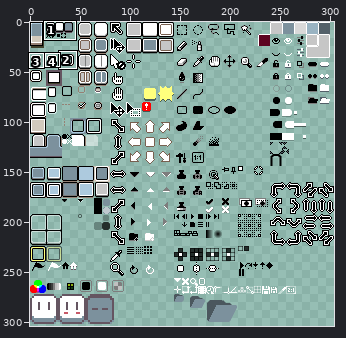
Sprite sheet -- data/extensions/aseprite-theme/sheet.png. Above: a wide view before the commit, with the close-up outlined.
Close-up. Earlier state:
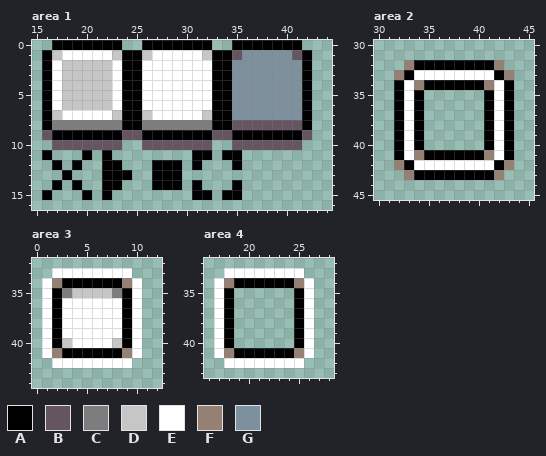
The file is 304x304 pixels. Pixels under 10% opacity are left out. Colours within 5 levels of each other are drawn and written as one. Shown: area 1: x 15..44, y 0..16; area 2: x 30..45, y 30..45; area 3: x 0..12, y 32..44; area 4: x 16..28, y 32..43. The commit also changed other parts of the picture, which this record leaves out.
Palette (. is transparent): A #000000  B #655561  C #7d7d7d  D #c6c6c6  E #ffffff  F #958174  G #7c919d
Pixels before, area 1, first column x 16:
 0 .AAAAAAA..AAAAAAA..AAAAAAA.
 1 ADEEEEEDAADEEEEEDAABGGGGGBA
 2 AEDDDDDEAAEEEEEEEAAGGGGGGGA
 3 AEDDDDDEAAEEEEEEEAAGGGGGGGA
 4 AEDDDDDEAAEEEEEEEAAGGGGGGGA
 5 AEDDDDDEAAEEEEEEEAAGGGGGGGA
 6 AEDDDDDEAAEEEEEEEAAGGGGGGGA
 7 ADEEEEEDAADEEEEEDAAGGGGGGGA
 8 ACCCCCCCAACCCCCCCAABBBBBBBA
 9 BAAAAAAABBAAAAAAABBAAAAAAAB
10 .BBBBBBB..BBBBBBB..BBBBBBB.
11 A...A.A........AA.AA.......
12 .A.A..AA...AAA.A...A.......
13 ..A...AAA..AAA.............
14 .A.A..AA...AAA.A...A.......
15 A...A.A........AA.AA.......
Pixels before, area 2, first column x 32:
32 .FAAAAAAAAF.
33 FAEEEEEEEEAF
34 AEFAAAAAAFEA
35 AEA......AEA
36 AEA......AEA
37 AEA......AEA
38 AEA......AEA
39 AEA......AEA
40 AEA......AEA
41 AEFAAAAAAFEA
42 FAEEEEEEEEAF
43 .FAAAAAAAAF.
Pixels before, area 3, first column x 1:
33 .EEEEEEEE.
34 EFAAAAAAFE
35 EACDDDDCAE
36 EAEEEEEEAE
37 EAEEEEEEAE
38 EAEEEEEEAE
39 EAEEEEEEAE
40 EADEEEEDAE
41 EFAAAAAAFE
42 .EEEEEEEE.
Pixels before, area 4, first column x 17:
33 .EEEEEEEE.
34 EFAAAAAAFE
35 EA......AE
36 EA......AE
37 EA......AE
38 EA......AE
39 EA......AE
40 EA......AE
41 EFAAAAAAFE
42 .EEEEEEEE.
And afterwards:
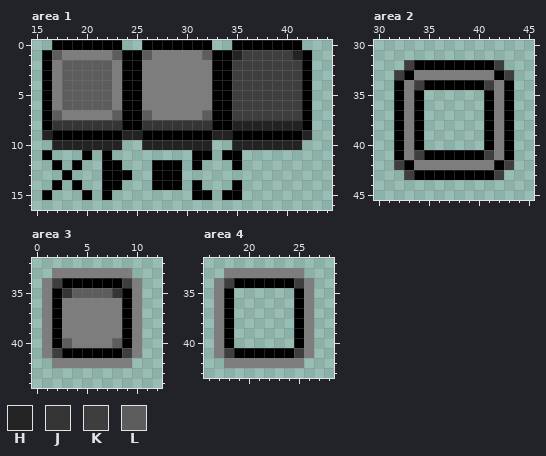
Colours new in this view: H #232323  J #353535  K #3e3e3e  L #5d5d5d
From old to new:
Changed rows in their new state; - is an unchanged pixel.
Area 1:
first column x 16:
 1 -LCCCCCL--LCCCCCL--HKKKKKH-
 2 -CLLLLLC--CCCCCCC--KKKKKKK-
 3 -CLLLLLC--CCCCCCC--KKKKKKK-
 4 -CLLLLLC--CCCCCCC--KKKKKKK-
 5 -CLLLLLC--CCCCCCC--KKKKKKK-
 6 -CLLLLLC--CCCCCCC--KKKKKKK-
 7 -LCCCCCL--LCCCCCL--KKKKKKK-
 8 -JJJJJJJ--JJJJJJJ--HHHHHHH-
 9 H-------HH-------HH-------H
10 -HHHHHHH--HHHHHHH--HHHHHHH-
Area 2:
first column x 32:
32 -K--------K-
33 K-CCCCCCCC-K
34 -CK------KC-
35 -C--------C-
36 -C--------C-
37 -C--------C-
38 -C--------C-
39 -C--------C-
40 -C--------C-
41 -CK------KC-
42 K-CCCCCCCC-K
43 -K--------K-
Area 3:
first column x 1:
33 -CCCCCCCC-
34 CK------KC
35 C-JLLLLJ-C
36 C-CCCCCC-C
37 C-CCCCCC-C
38 C-CCCCCC-C
39 C-CCCCCC-C
40 C-LCCCCL-C
41 CK------KC
42 -CCCCCCCC-
Area 4:
first column x 17:
33 -CCCCCCCC-
34 CK------KC
35 C--------C
36 C--------C
37 C--------C
38 C--------C
39 C--------C
40 C--------C
41 CK------KC
42 -CCCCCCCC-
Changed places in both close-ups, as pixel boxes (x1, y1, x2, y2):
changed: (42, 50, 312, 150)
changed: (394, 60, 514, 180)
changed: (42, 268, 142, 368)
changed: (214, 268, 314, 368)
